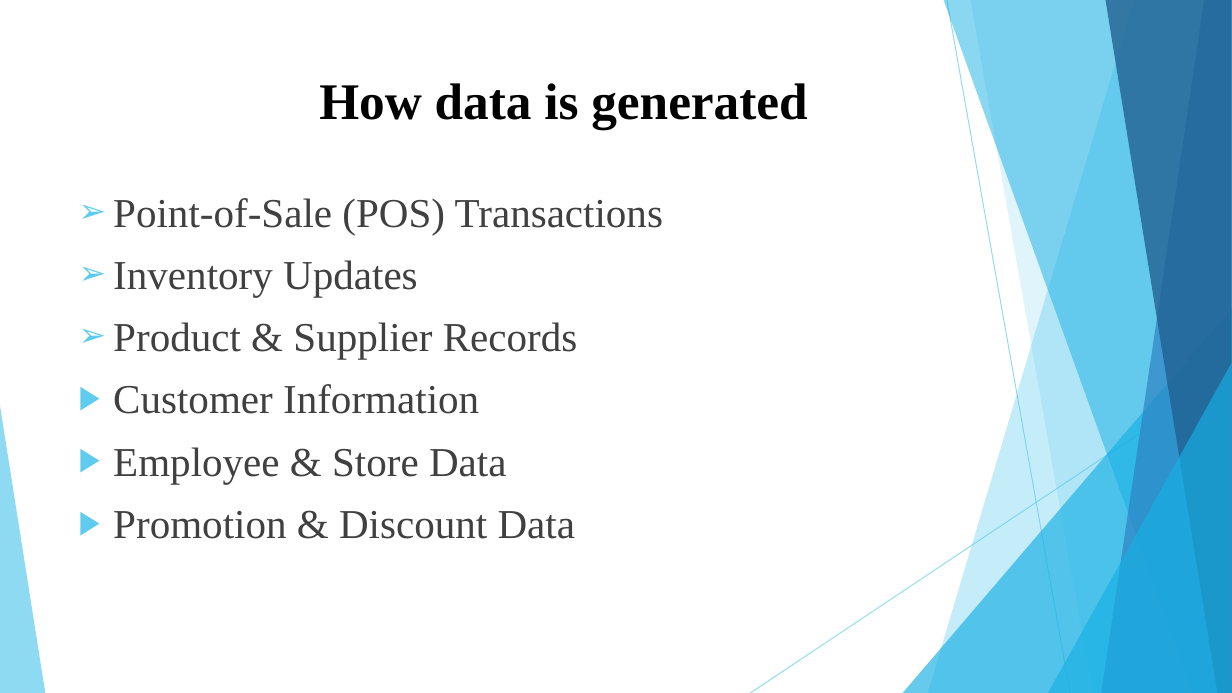
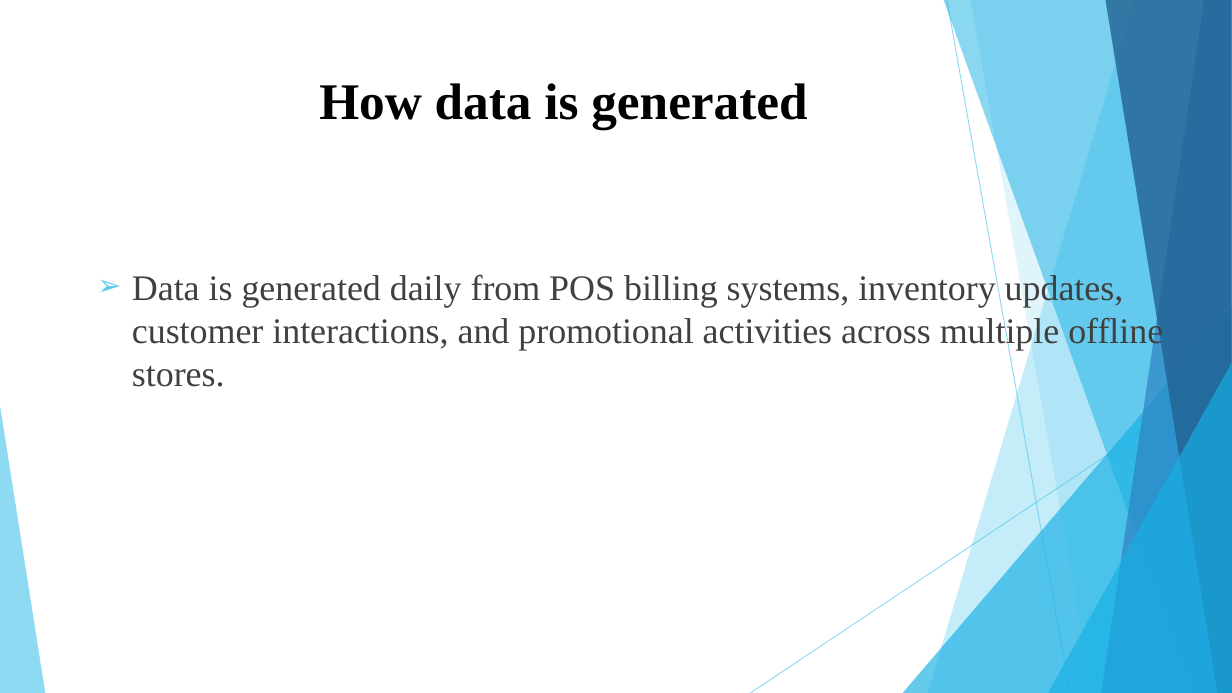
Before and after one commit to HemalaR/Smart-Analytics-For-Fashion-Sales, a slide deck: slide 6 of Smart Retail Analytics for Fashion Sales (1).pptx. Drawn at 1232x693 pixels with LibreOffice and Linux fonts; fonts in the diff are those of the drawing. Boxes give left, top, right and bottom in pixels: in the first picture for what was removed or moved away, otherwise in the second. Text is boxed around its words. In the diff, an @@ line names an element or a change of style, - is before the commit and + after.

```diff
--- a/Smart Retail Analytics for Fashion Sales (1).pptx
+++ b/Smart Retail Analytics for Fashion Sales (1).pptx
@@ text at [132,272,1163,387]: text changed; size 32 to 28 pt @@
-➢ Point-of-Sale (POS) Transactions
-➢ Inventory Updates
-➢ Product & Supplier Records
-▶ Customer Information
-▶ Employee & Store Data
-▶ Promotion & Discount Data
+➢ Data is generated daily from POS billing systems, inventory updates, customer interactions, and promotional activities across multiple offline stores.
```
Also in this commit, not shown: 3 other slides changed, 2 slides added, 2 slides removed, 3 other files.
